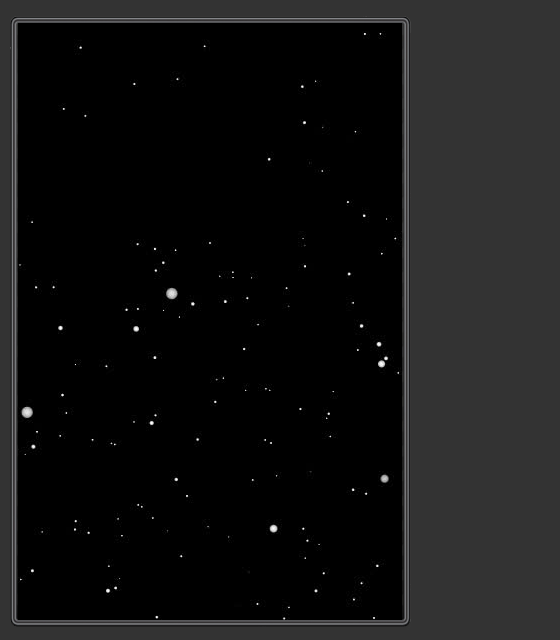
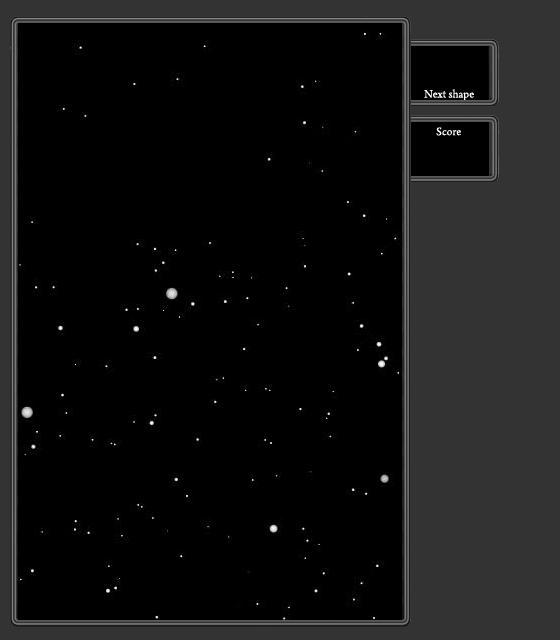
Layers edited between the first and the second (560, 640) image:
added layer "réteg 5 másolata" above "Score" over [411, 115, 499, 183]
added layer "Score" above "réteg 5" over [436, 127, 461, 136]
added layer "réteg 5" above "réteg 8" over [411, 39, 499, 107]
added layer "réteg 8" above "Next shape" over [411, 120, 489, 176]
added layer "Next shape" above "réteg 6" over [424, 89, 474, 101]
added layer "réteg 6" above "Háttér" over [411, 44, 491, 101]
